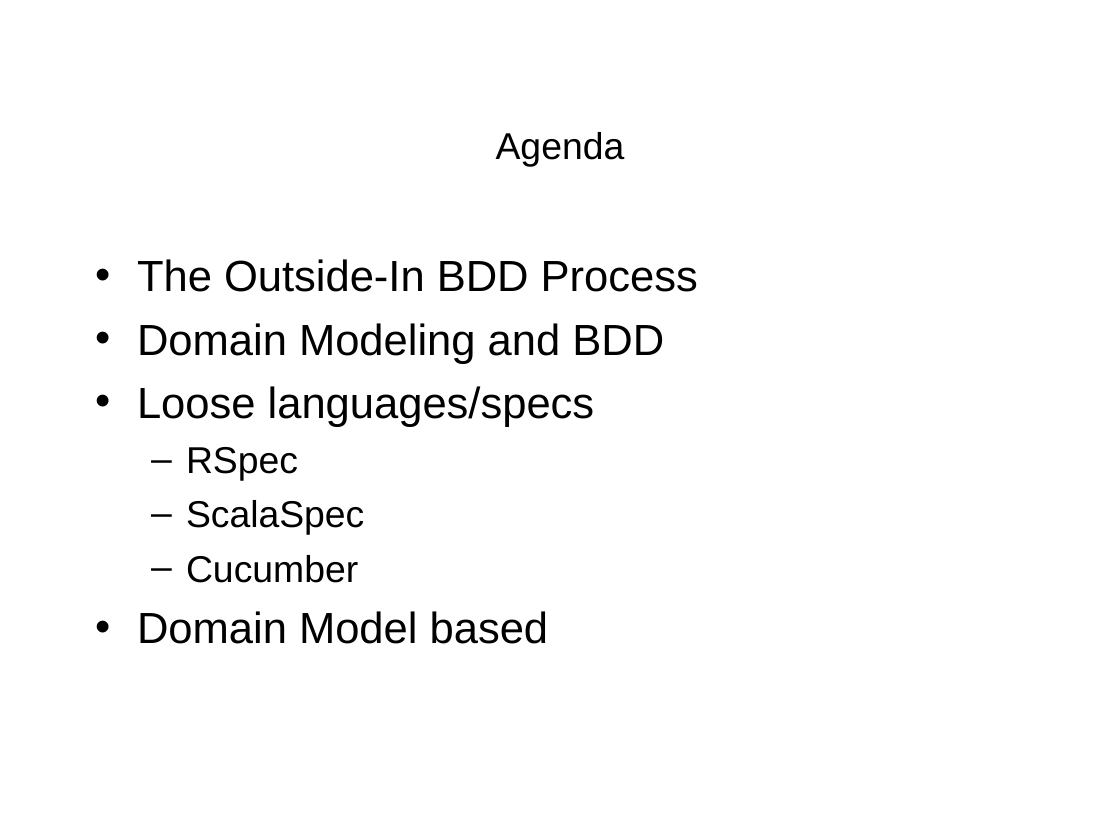
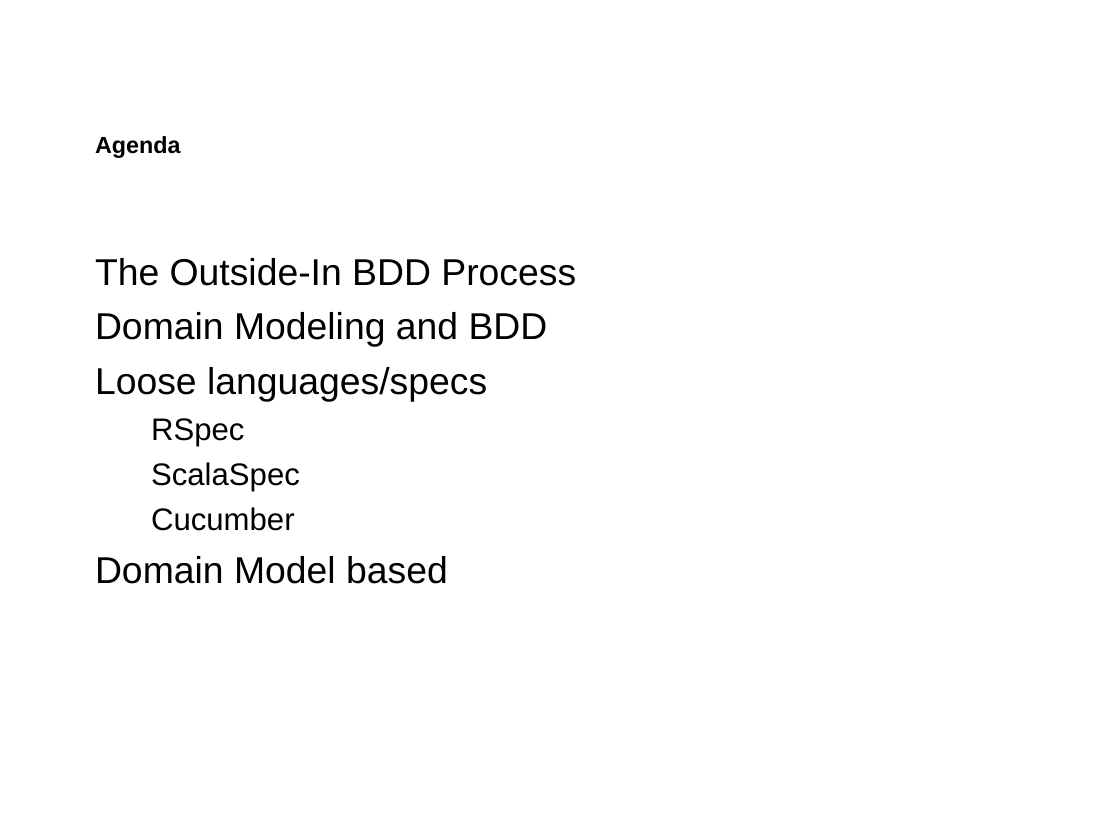
Before and after one commit to jgoodsen/agile2010, a slide deck: slide 2 of dsl.ppt. Drawn at 1120x840 pixels with LibreOffice and Linux fonts; fonts in the diff are those of the drawing; background and template pictures are left out. Boxes give left, top, right and bottom in pixels: in the first picture for what was removed or moved away, otherwise in the second. Text is boxed around its words. In the diff, an @@ line names an element or a change of style, - is before the commit and + after.

```diff
--- a/dsl.ppt
+++ b/dsl.ppt
@@ title "Agenda" at box(95, 136, 180, 158): size 24 to 15 pt, bold on; alignment centre to left @@
@@ text "The Outside-In BDD Process" at box(95, 258, 576, 584): size 28 to 24 pt in "The Outside-In BDD Process", "Domain Modeling and BDD", "Loose languages/specs", "Domain Model based"; size 24 to 20 pt in "RSpec", "ScalaSpec", "Cucumber"; bullet • to none; less space between paragraphs; bullet – to none @@
```
Also in this commit, not shown: 7 other slides changed, 5 slides added, 1 other file.
